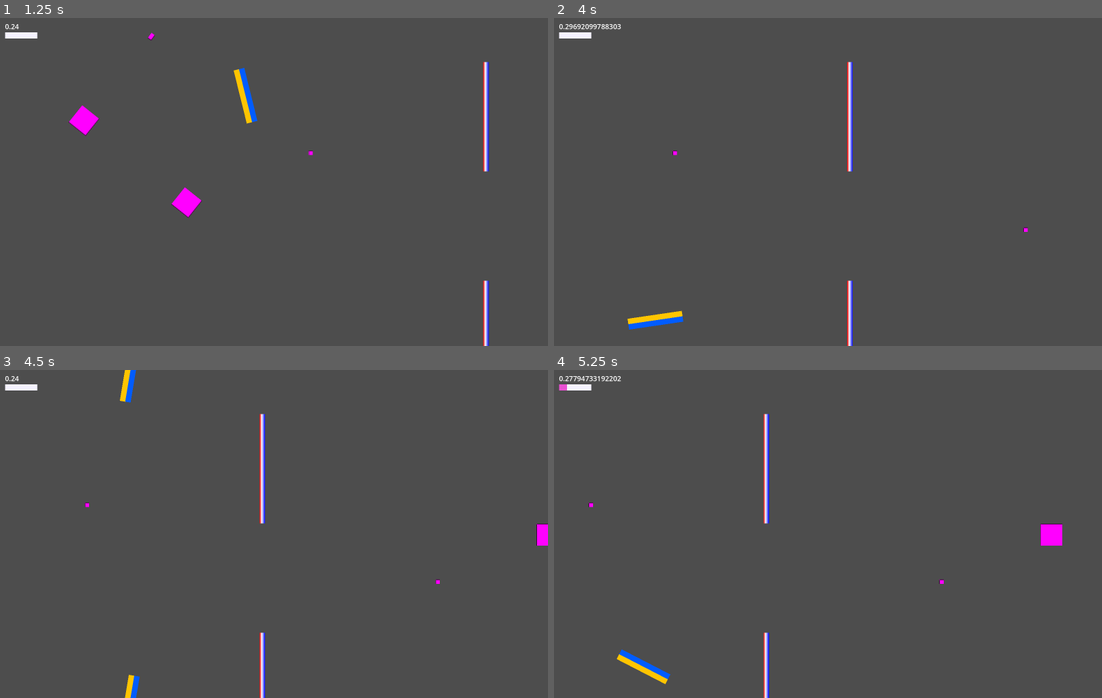
Above: before the commit, frames 1-4 (two rows, left to right).
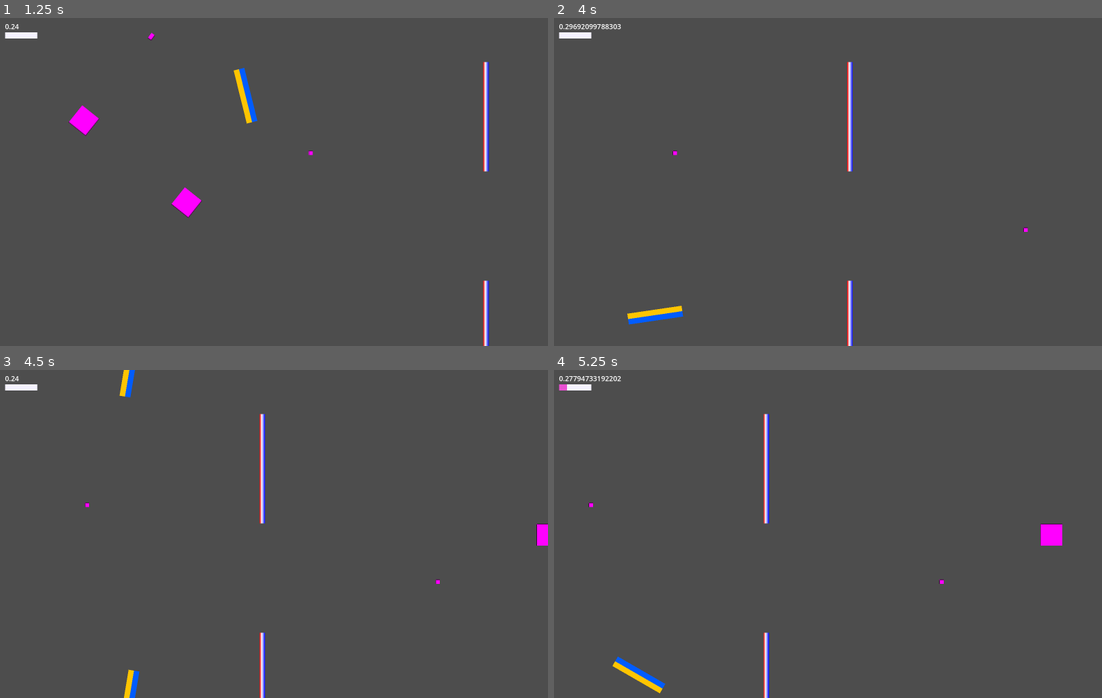
Above: after the commit, the same moments.

Repository: teros0/flappy-drone
Game: Godot game, scene res://scenes/main.tscn
Same seed, same stepped clock (60 frames per second), same inputs: the game is played once before the commit and once after it.
Inputs (mouse positions are in pixels of both pictures, inside the frame that each line leads up to):
- Up to frame 1 (1.25 s): move the mouse to (394, 165) at 0.52 s; hold Right (ui_right) from 0.53 s (still down); tap Space (push) at 0.6 s; click (394, 165) at 0.67 s
- Up to frame 2 (4 s): move the mouse to (718, 198) at 1.27 s; release Right (ui_right) at 1.28 s; hold Down (ui_down) 1.28-2.03 s; tap Space (push) every 0.75 s from 1.35 to 3.6 s; move the mouse to (882, 109) at 2.02 s; hold Right (ui_right) 2.03-2.78 s; move the mouse to (800, 247) at 2.77 s; hold Up (ui_up) 2.78-3.53 s; click (800, 247) at 2.92 s; move the mouse to (992, 231) at 3.52 s; hold Left (ui_left) from 3.53 s (still down)
- Up to frame 3 (4.5 s): keep holding Left (ui_left); move the mouse to (109, 484) at 4.27 s; tap Space (push) at 4.35 s
- Up to frame 4 (5.25 s): move the mouse to (855, 534) at 5.02 s; release Left (ui_left) at 5.03 s; hold Down (ui_down) from 5.03 s (still down); tap Space (push) at 5.1 s; click (855, 534) at 5.17 s

Frame 1 is identical in both runs. In frame 2, 0.5% of the frame differs, in the area x 13-24%, y 87-95%; in frame 3, 0.2%; in frame 4, 0.6%, in the area x 10-22%, y 85-99%.

Commit message:
add world wrapper to bullets

Diff:
--- a/scripts/bullet.gd
+++ b/scripts/bullet.gd
@@ -3,10 +3,12 @@
 
 @export var speed: float = 1500.0
 @export var bullet_impulse: float = 1000
+@export var horizontal_despawn_margin: float = 100.0
 var direction: Vector2 = Vector2.RIGHT
 
 func _process(delta):
 	position += direction * speed * delta
+	_despawn_if_outside_horizontal_bounds()
 
 func _on_body_entered(body):
 	if body.name == "Copter":
@@ -16,4 +18,15 @@
 
 
 func _on_visible_on_screen_notifier_2d_screen_exited() -> void:
-	queue_free()
+	# Vertical wrapping intentionally lets bullets leave/re-enter the screen on Y,
+	# so we only despawn when outside horizontal world bounds.
+	_despawn_if_outside_horizontal_bounds()
+
+
+func _despawn_if_outside_horizontal_bounds() -> void:
+	var viewport_width: float = get_viewport_rect().size.x
+	var screen_pos: Vector2 = get_viewport().get_canvas_transform() * global_position
+	if screen_pos.x < -horizontal_despawn_margin:
+		queue_free()
+	elif screen_pos.x > viewport_width + horizontal_despawn_margin:
+		queue_free()
--- a/scripts/main.gd
+++ b/scripts/main.gd
@@ -1,7 +1,12 @@
 extends Node2D
+
+@export var wrap_buffer: float = 0.0
+@export var wrap_bullets_vertically: bool = true
 
 func _ready():
 	$PlayerPair.throttle_updated.connect(_on_throttle_updated)
+	_inject_wrapper_for_copter()
+	get_tree().node_added.connect(_on_node_added)
 
 func _process(_delta: float) -> void:
 	Utils.handle_reset(self)
@@ -9,3 +14,32 @@
 
 func _on_throttle_updated(val):
 	$HUD/ThrottleBar.value = val * 100
+
+
+func _on_node_added(node: Node) -> void:
+	if not wrap_bullets_vertically:
+		return
+	if node is Area2D and node.name == "Bullet":
+		_inject_vertical_wrapper(node as Node2D)
+
+
+func _inject_wrapper_for_copter() -> void:
+	var copter: Node2D = $PlayerPair/Copter
+	_inject_vertical_wrapper(copter)
+
+
+func _inject_vertical_wrapper(target: Node2D) -> void:
+	if _find_wrapper(target):
+		return
+	var wrapper := WorldWrapper.new()
+	wrapper.buffer = wrap_buffer
+	wrapper.wrap_mode = WorldWrapper.WrapMode.VERTICAL
+	wrapper.enable_bottom_redirect = false
+	target.add_child(wrapper)
+
+
+func _find_wrapper(target: Node2D) -> WorldWrapper:
+	for child in target.get_children():
+		if child is WorldWrapper:
+			return child as WorldWrapper
+	return null
--- a/scripts/world_wrapper.gd
+++ b/scripts/world_wrapper.gd
@@ -1,7 +1,7 @@
 extends Node
 class_name WorldWrapper
 
-@export var buffer: float = 50.0
+@export var buffer: float = 0.0
 @export var wrap_mode: WrapMode = WrapMode.BOTH
 @export var enable_bottom_redirect: bool = false
 
@@ -21,8 +21,9 @@
 	if not parent:
 		return
 
-	var limit_x: float = Utils.get_width()
-	var limit_y: float = Utils.get_height()
+	var viewport_size: Vector2 = parent.get_viewport_rect().size
+	var limit_x: float = viewport_size.x
+	var limit_y: float = viewport_size.y
 
 	if _wraps_vertical():
 		_wrap_vertical(parent, limit_x, limit_y)
